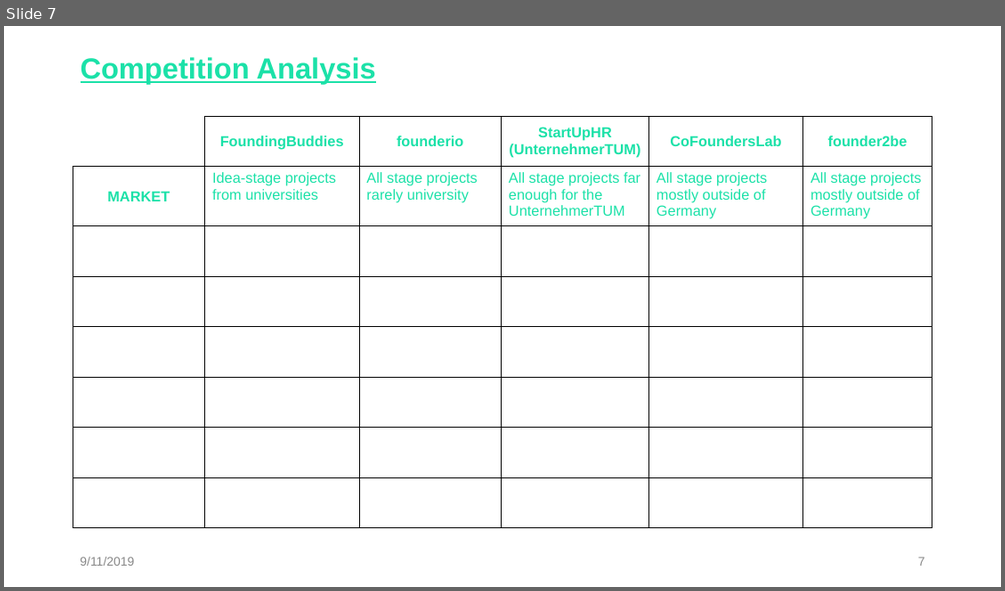
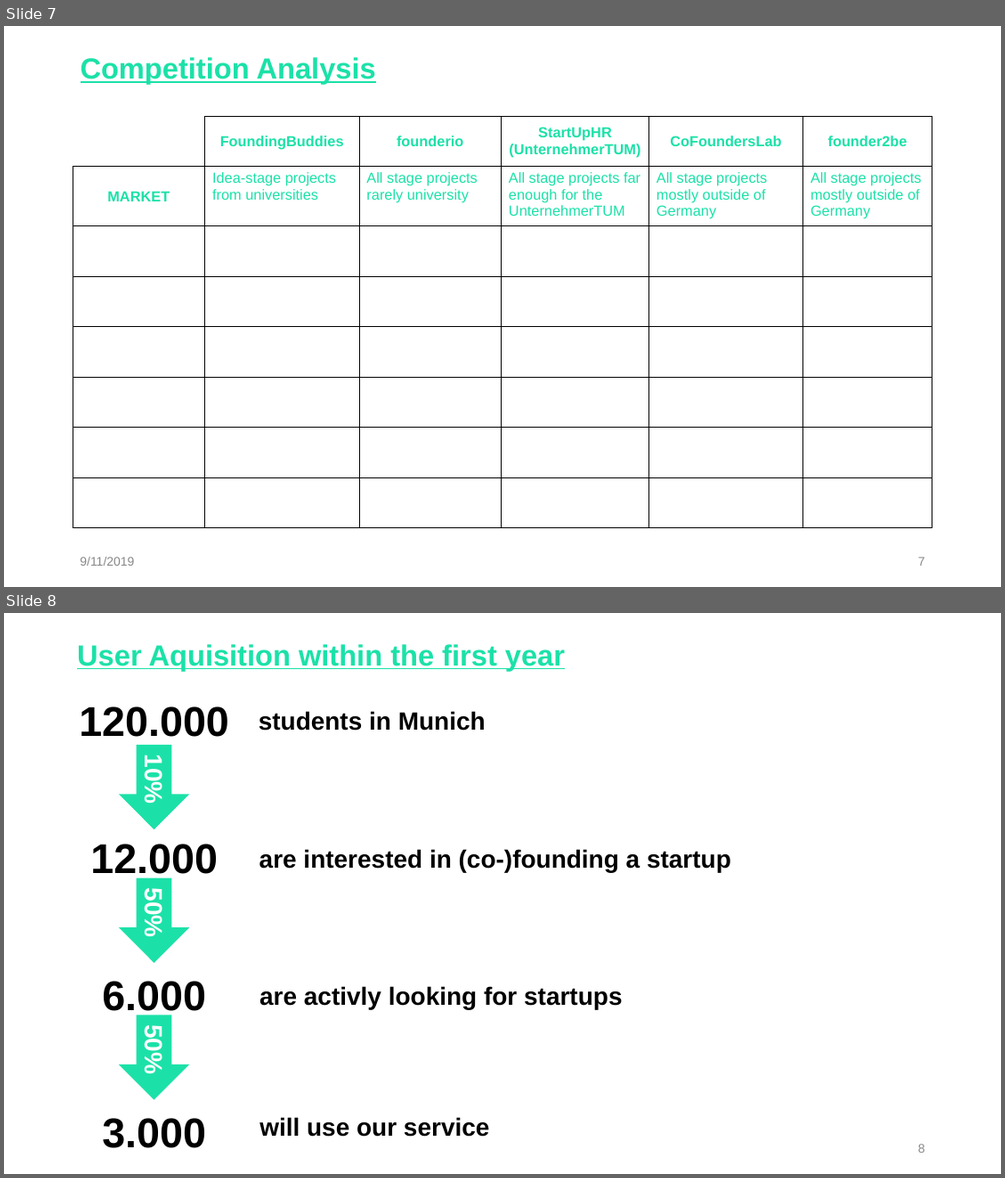
Before and after one commit to TonyChopper9/FoundingBuddies, a slide deck: FoundingBuddies/FoundingBuddies_Pitch.pptx. Shown one above the other, each under a label of ours: slide 7 before the commit, slides 7 and 8 after it. The pictures are 1005x591 and 1005x1178 pixels, drawn with LibreOffice and Linux fonts; fonts in the diff are those of the drawing. Boxes give left, top, right and bottom in pixels: in the first picture for what was removed or moved away, otherwise in the second. Text is boxed around its words. In the diff, an @@ line names an element or a change of style, - is before the commit and + after.

Commit message:
ppp update

```diff
--- a/FoundingBuddies/FoundingBuddies_Pitch.pptx
+++ b/FoundingBuddies/FoundingBuddies_Pitch.pptx
@@ slide 8 added at (4,613,1001,1174), background #FFFFFF @@
@@ text added at (77,644,565,671), 28 pt, text #1BE1A8, bold, underline @@
+User Aquisition within the first year
@@ group added at (79,706,731,1148): 11 texts, 3 down arrows @@
+students in Munich
+are interested in (co-)founding a startup
+are activly looking for startups
+will use our service
+120.000
+12.000
+6.000
+3.000
+10%
+50%
+50%
@@ page number added at (918,1143,925,1152), 12 pt, text #888888 @@
+8
```
Also in this commit, not shown: 1 other slide added.
